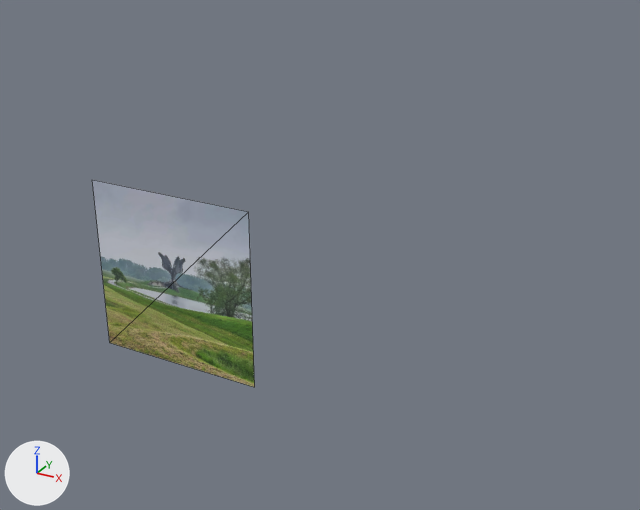
The glTF model docs/spomenikdocumentation.glb: old version first, new version second.
Rendered twice from a camera (50 mm lens) standing at (11.05, -6.5, 11.19) and looking at (3.24, 7.69, 4.1). Every picture has the same lights, and +X, +Y and +Z are marked at lower left. Mesh edges are drawn as thin lines. Where no turn or scale is listed for an object, it has been applied to the vertices.

In view in the first picture: 'videotarget'.
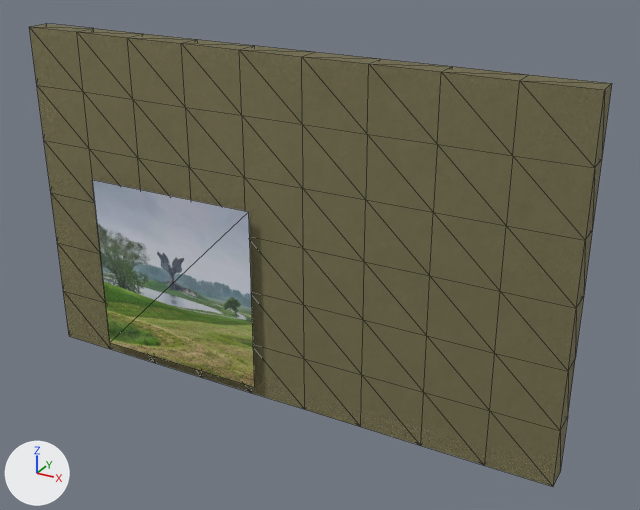
The newer file is also turned or shifted as a whole; pictures and numbers use the older file's frame.

What changed in the scene script:
```text
Add img_neuv2:
    img_neuv2 = load_image('neuV2', '_unpacked/neuV2', 1024, 1024, 'sRGB')
Add img_rough_concrete_rough_8k_v2:
    img_rough_concrete_rough_8k_v2 = load_image('rough_concrete_rough_8k.V2', '_unpacked/rough_concrete_rough_8k.V2', 1024, 1024, 'Non-Color')
Add img_rough_concrete_nor_gl_8k:
    img_rough_concrete_nor_gl_8k = load_image('rough_concrete_nor_gl_8k', '_unpacked/rough_concrete_nor_gl_8k', 1024, 1024, 'Non-Color')
Add mat_umgebung___asphalt:
    mat_umgebung___asphalt = bpy.data.materials.new('Umgebung_-_Asphalt')
    # uses the picture img_neuv2
    # uses the picture img_rough_concrete_nor_gl_8k
    # uses the picture img_rough_concrete_rough_8k_v2
Change me_plane:
    where me_plane.from_pydata(...)  # 4 vertices, 2 faces; spans x -2.0..2.0, y 0.0, z -2.0..2.0
    used by ob_videotarget; location = (0.0, 7.05, 3.0)
    me_plane part 1: texture (UV) coordinates of 2 of 2 faces, centred in x -0.67..0.67, y 0.0, z -0.67..0.67, changed; they spanned u 0.0..1.0, v 0.0..1.0 and now span u 0.0..1.0, v 0.0..1.0
Add me_twe02___3d_ansicht___3d_ansicht_4__1__001:
    me_twe02___3d_ansicht___3d_ansicht_4__1__001.from_pydata(...)  # 140 vertices, 276 faces; spans x -4.8..7.1, y -0.12..0.38, z -3.04..4.36
    me_twe02___3d_ansicht___3d_ansicht_4__1__001.materials.append(mat_umgebung___asphalt)
Add ob_twe02___3d_ansicht___3d_ansicht_4__1__001:
    ob_twe02___3d_ansicht___3d_ansicht_4__1__001 = bpy.data.objects.new('TWE02 - 3D-Ansicht - 3D-Ansicht 4 (1).001', me_twe02___3d_ansicht___3d_ansicht_4__1__001)
    ob_twe02___3d_ansicht___3d_ansicht_4__1__001.location = (1.3, 7.37, 3.72)
```

Pixel boxes [x1, y1, x2, y2] of what changed, in the pictures (640 x 510 px):
'TWE02 - 3D-Ansicht - 3D-Ansicht 4 (1).001', added
    after: [29, 24, 612, 486]
part 1 of me_plane, surface changed
    both: [92, 180, 255, 387]
